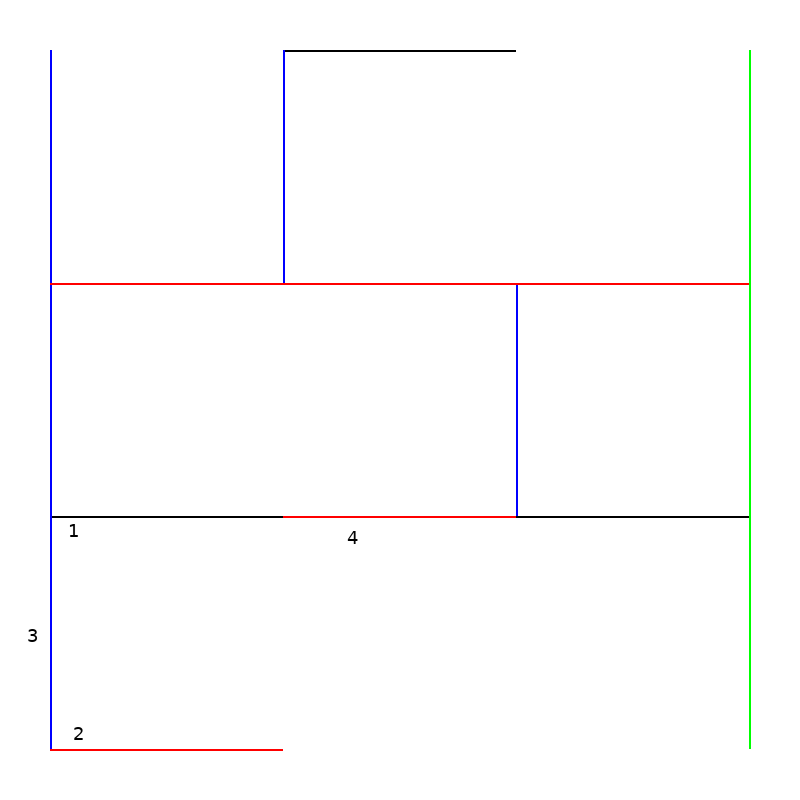
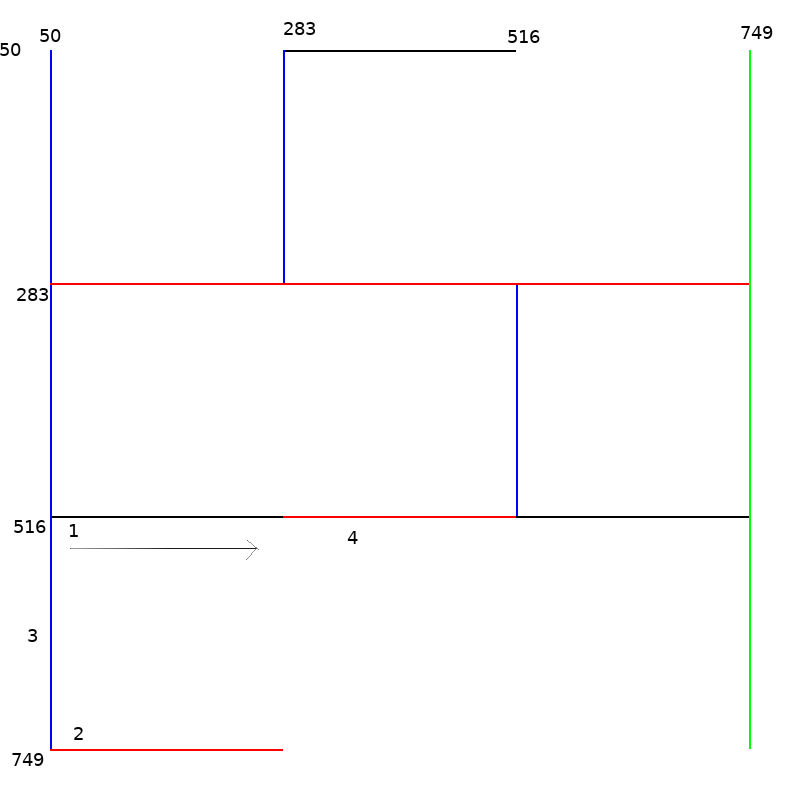
The second 800x800 image is a revision of the first. Changes to its layers:
painted on "Layer" over (70, 540, 259, 560)
added layer "749 #1" above "50 #1" over (12, 753, 44, 766)
added layer "50 #1" above "749" over (0, 43, 21, 56)
added layer "749" above "516 #1" over (741, 26, 773, 39)
added layer "516 #1" above "283" over (508, 30, 540, 43)
added layer "283" above "516" over (284, 22, 316, 35)
added layer "516" above "283 #1" over (14, 520, 46, 533)
added layer "283 #1" above "50" over (17, 288, 49, 301)
added layer "50" above "binary_tree_grid.png" over (40, 29, 61, 42)
